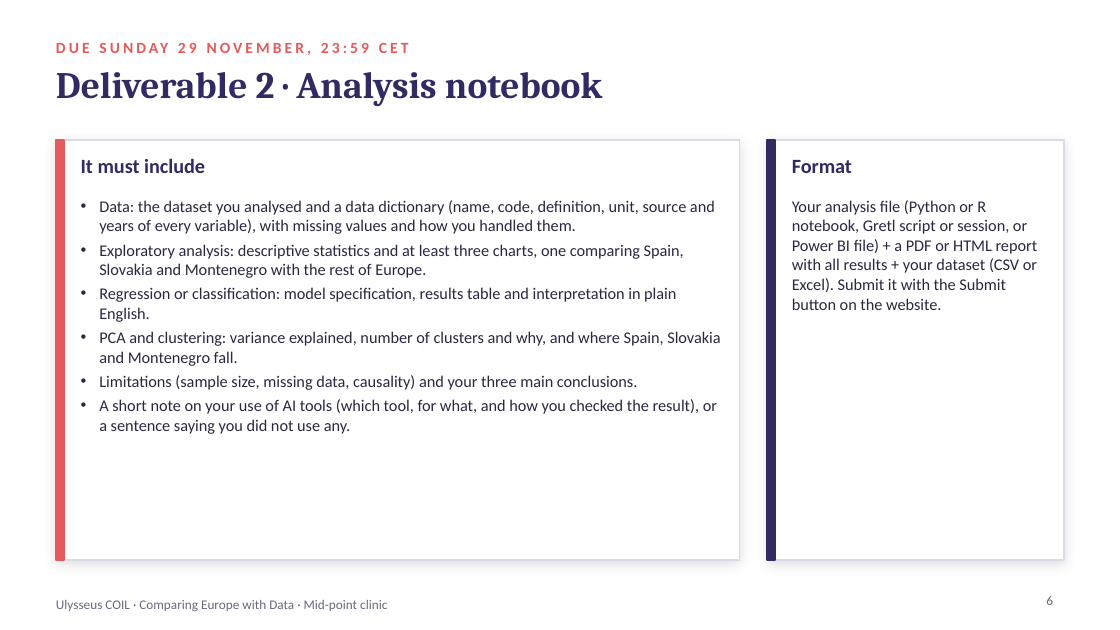
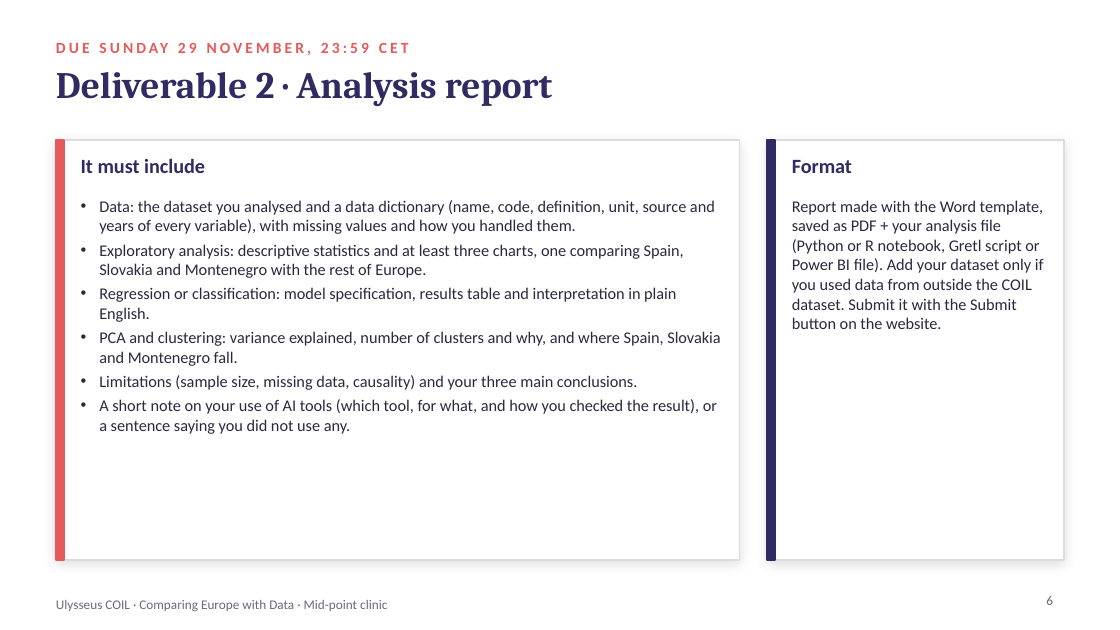
Before and after one commit to coil-europe/coil-europe.github.io, a slide deck: slide 6 of docs/slides/COIL_3_midpoint_clinic.pptx. Drawn at 1120x630 pixels with LibreOffice and Linux fonts; fonts in the diff are those of the drawing. Boxes give left, top, right and bottom in pixels: in the first picture for what was removed or moved away, otherwise in the second. Text is boxed around its words. In the diff, an @@ line names an element or a change of style, - is before the commit and + after.

```diff
--- a/docs/slides/COIL_3_midpoint_clinic.pptx
+++ b/docs/slides/COIL_3_midpoint_clinic.pptx
@@ text at (x1=56, y1=72, x2=552, y2=106): text changed @@
-Deliverable 2 · Analysis notebook
+Deliverable 2 · Analysis report
@@ text at (x1=792, y1=200, x2=1044, y2=329): text changed @@
-Your analysis file (Python or R notebook, Gretl script or session, or Power BI file) + a PDF or HTML report with all results + your dataset (CSV or Excel). Submit it with the Submit button on the website.
+Report made with the Word template, saved as PDF + your analysis file (Python or R notebook, Gretl script or Power BI file). Add your dataset only if you used data from outside the COIL dataset. Submit it with the Submit button on the website.
```
Also in this commit, not shown: 16 other files.
